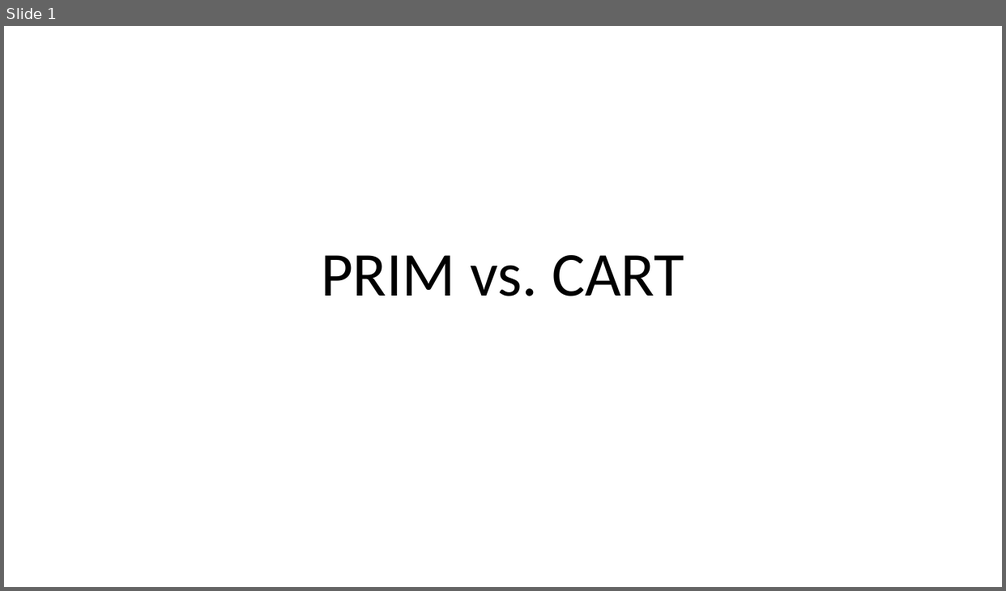
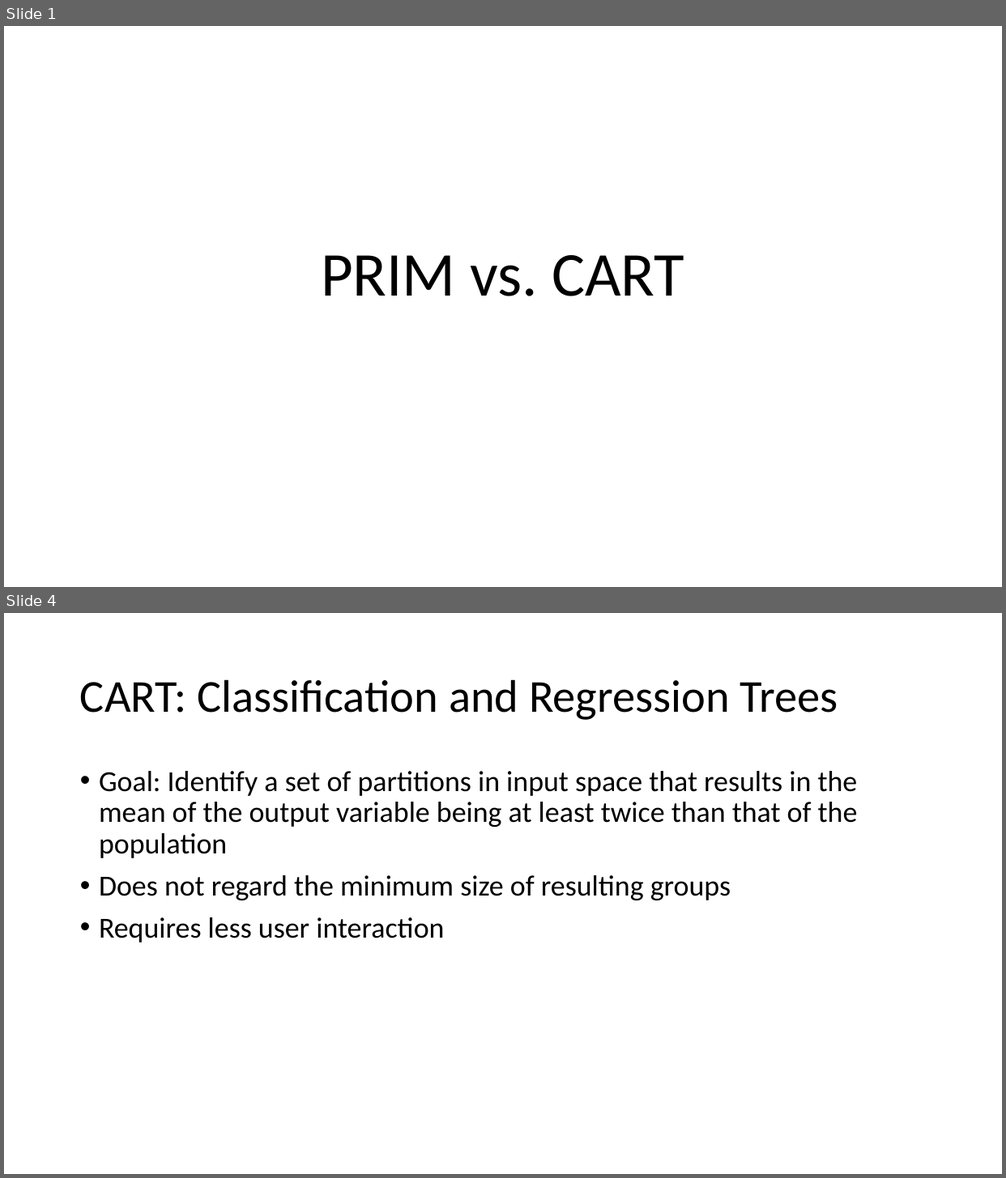
Before and after one commit to madelinemacmillan/PhD, a slide deck: Prim.VS.Cart.pptx. Shown one above the other, each under a label of ours: slide 1 before the commit, slides 1 and 4 after it; the slides between them are not shown. The pictures are 1006x591 and 1006x1178 pixels, drawn with LibreOffice and Linux fonts; fonts in the diff are those of the drawing. Boxes give left, top, right and bottom in pixels: in the first picture for what was removed or moved away, otherwise in the second. Text is boxed around its words. In the diff, an @@ line names an element or a change of style, - is before the commit and + after.

Commit message:
completed prim vs cart powerpoint

```diff
--- a/Prim.VS.Cart.pptx
+++ b/Prim.VS.Cart.pptx
@@ slide 4 added at [4,613,1002,1174], background #FFFFFF @@
@@ title added at [80,679,838,720], 44 pt, text #000000 @@
+CART: Classification and Regression Trees
@@ text added at [99,771,858,943], 28 pt, text #000000 @@
+• Goal: Identify a set of partitions in input space that results in the mean of the output variable being at least twice than that of the population
+• Does not regard the minimum size of resulting groups
+• Requires less user interaction
```
Also in this commit, not shown: 2 slides changed, 4 other slides added.
